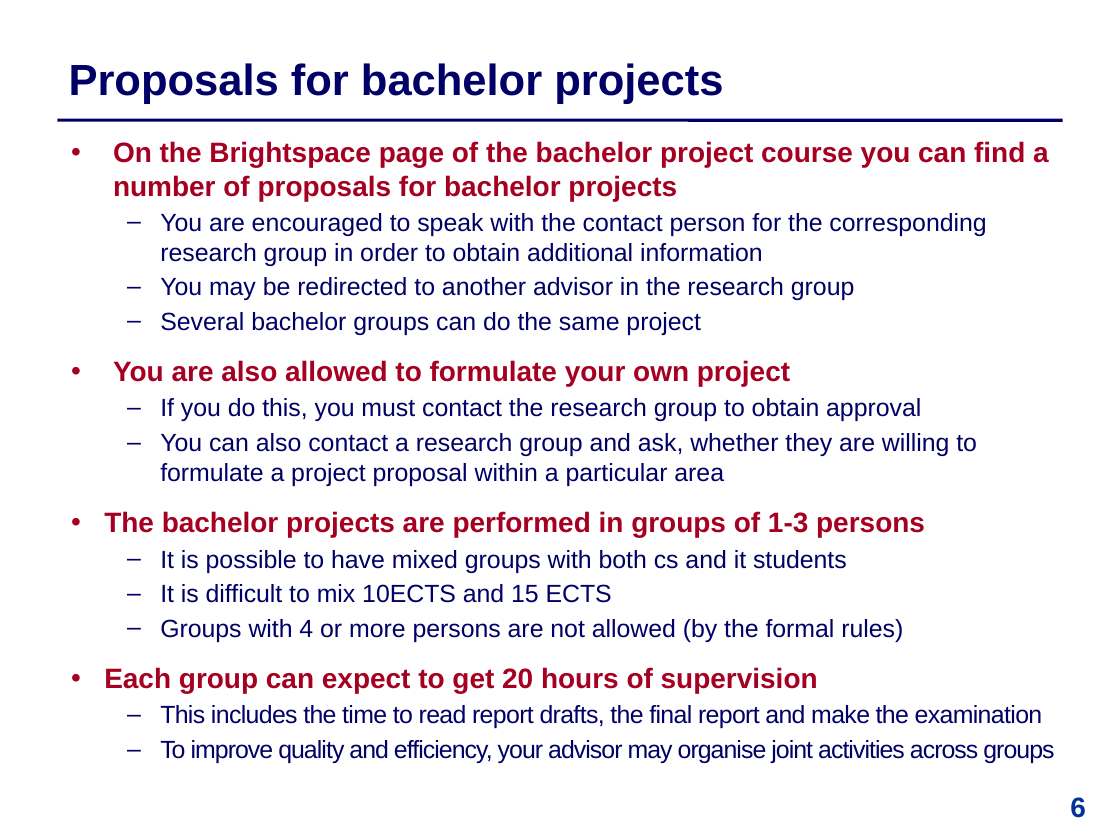
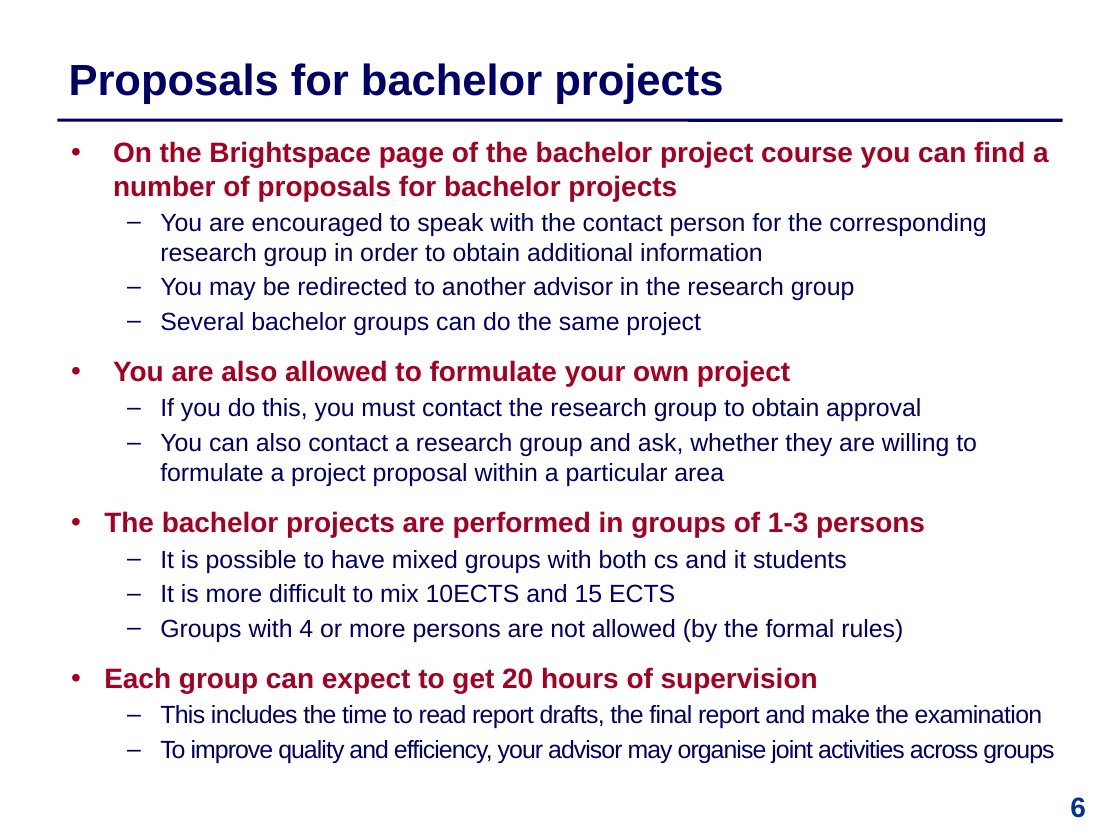
Before and after one commit to IntProgAU/Materiale, a slide deck: slide 6 of web/b25/0 Information Meeting.pptx. Drawn at 1120x840 pixels with LibreOffice and Linux fonts; fonts in the diff are those of the drawing. Boxes give left, top, right and bottom in pixels: in the first picture for what was removed or moved away, otherwise in the second. Text is boxed around its words. In the diff, an @@ line names an element or a change of style, - is before the commit and + after.

```diff
--- a/web/b25/0 Information Meeting.pptx
+++ b/web/b25/0 Information Meeting.pptx
@@ text at box(160, 584, 675, 603): text changed @@
-  – It is difficult to mix 10ECTS and 15 ECTS
+  – It is more difficult to mix 10ECTS and 15 ECTS
```
Also in this commit, not shown: 4 other slides changed.
